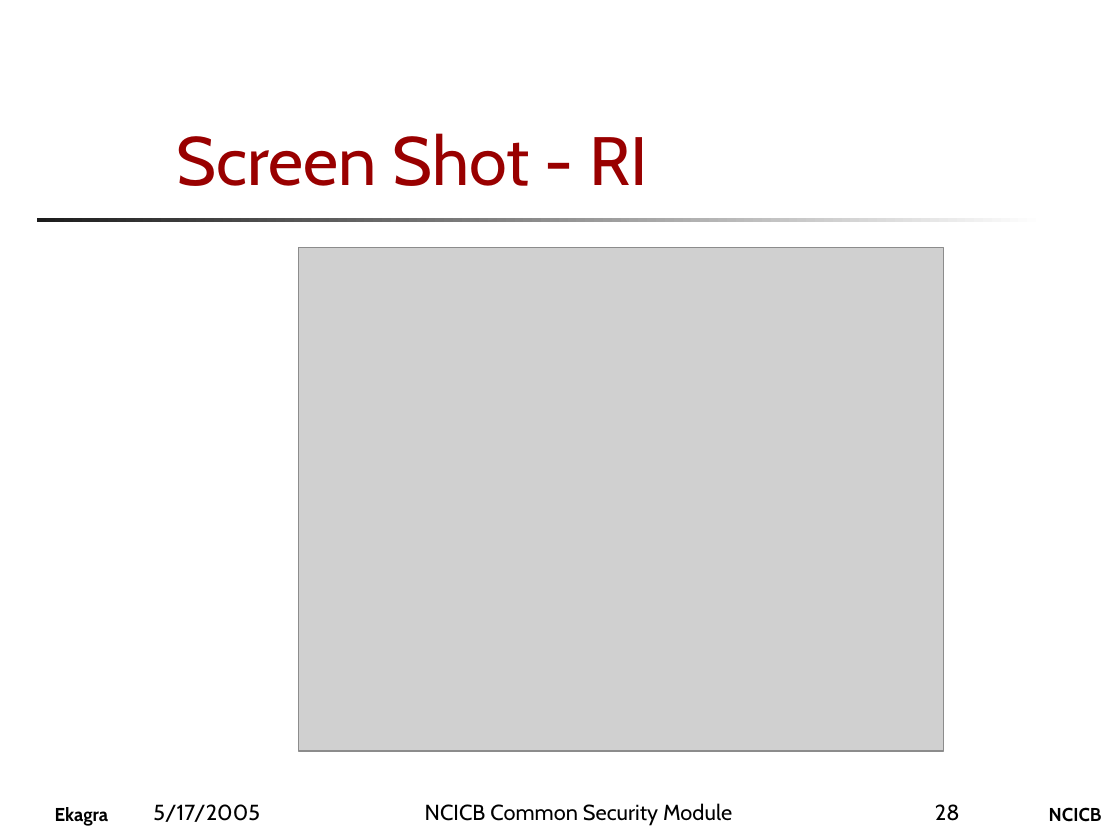
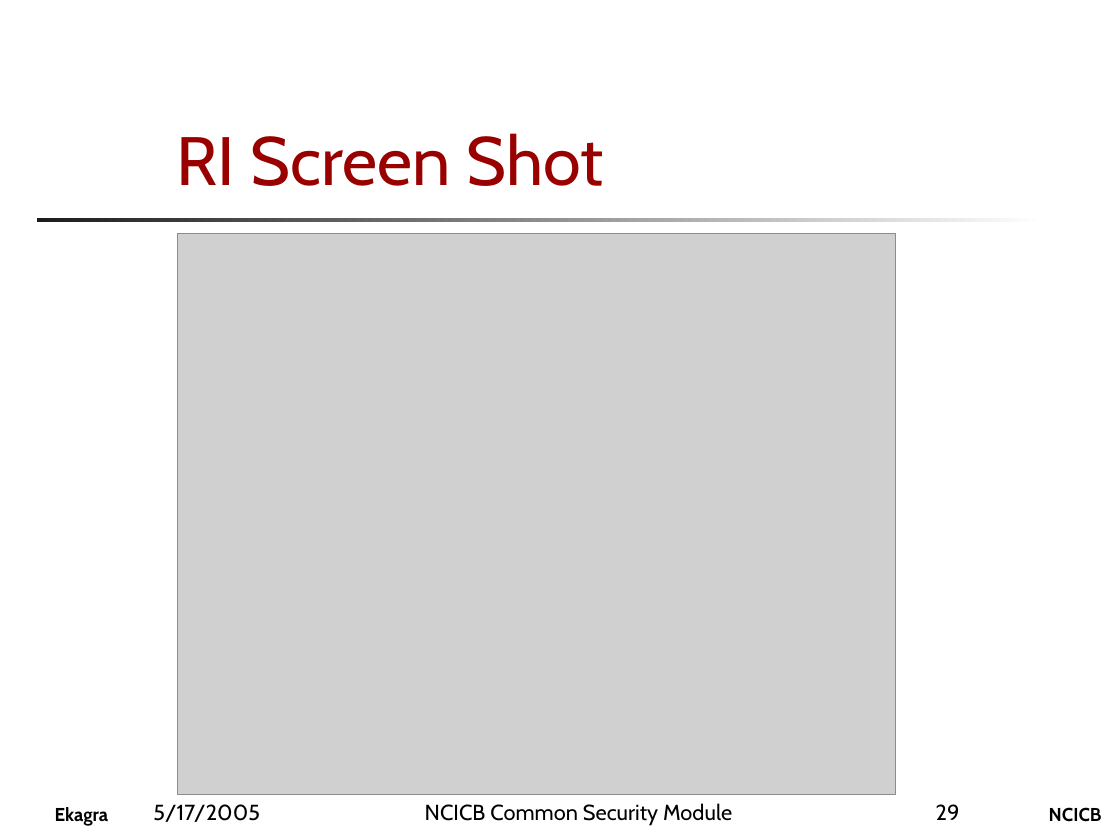
Before and after one commit to CBIIT/common-security-module-docs, a slide deck: slide 29 of Presentations/CSM_Presentation_for_CRIX.ppt (slide 28 before the commit). Drawn at 1120x840 pixels with LibreOffice and Linux fonts; fonts in the diff are those of the drawing; grey boxes stand for pictures; background and template pictures are left out. Boxes give left, top, right and bottom in pixels: in the first picture for what was removed or moved away, otherwise in the second. Text is boxed around its words. In the diff, an @@ line names an element or a change of style, - is before the commit and + after.

```diff
--- a/Presentations/CSM_Presentation_for_CRIX.ppt
+++ b/Presentations/CSM_Presentation_for_CRIX.ppt
@@ title at [176, 133, 603, 186]: text changed @@
-Screen Shot - RI
+RI Screen Shot
@@ picture: place and size @@
-picture at [298, 248, 943, 752]
+picture at [177, 233, 896, 794]
@@ page number at [936, 804, 960, 820]: text changed @@
-28
+29
```
Also in this commit, not shown: 3 other slides changed.
